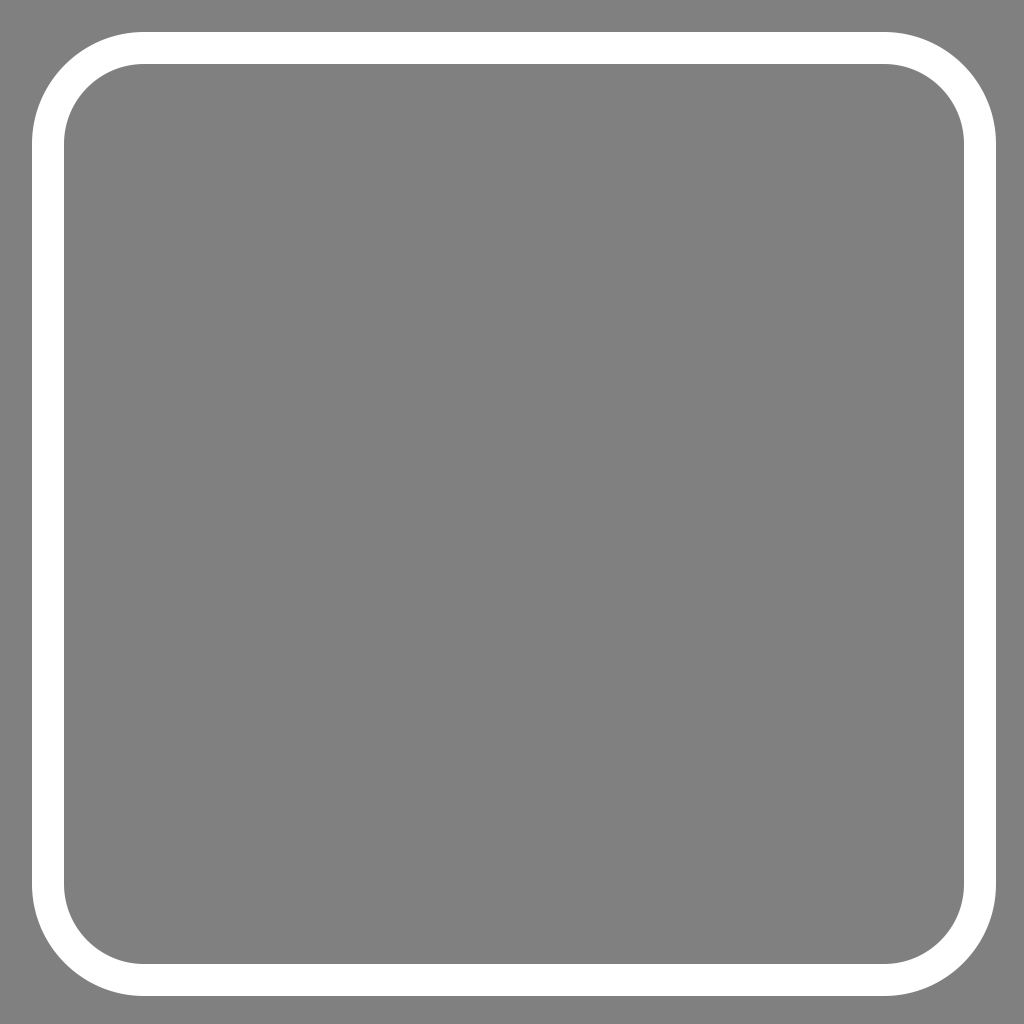
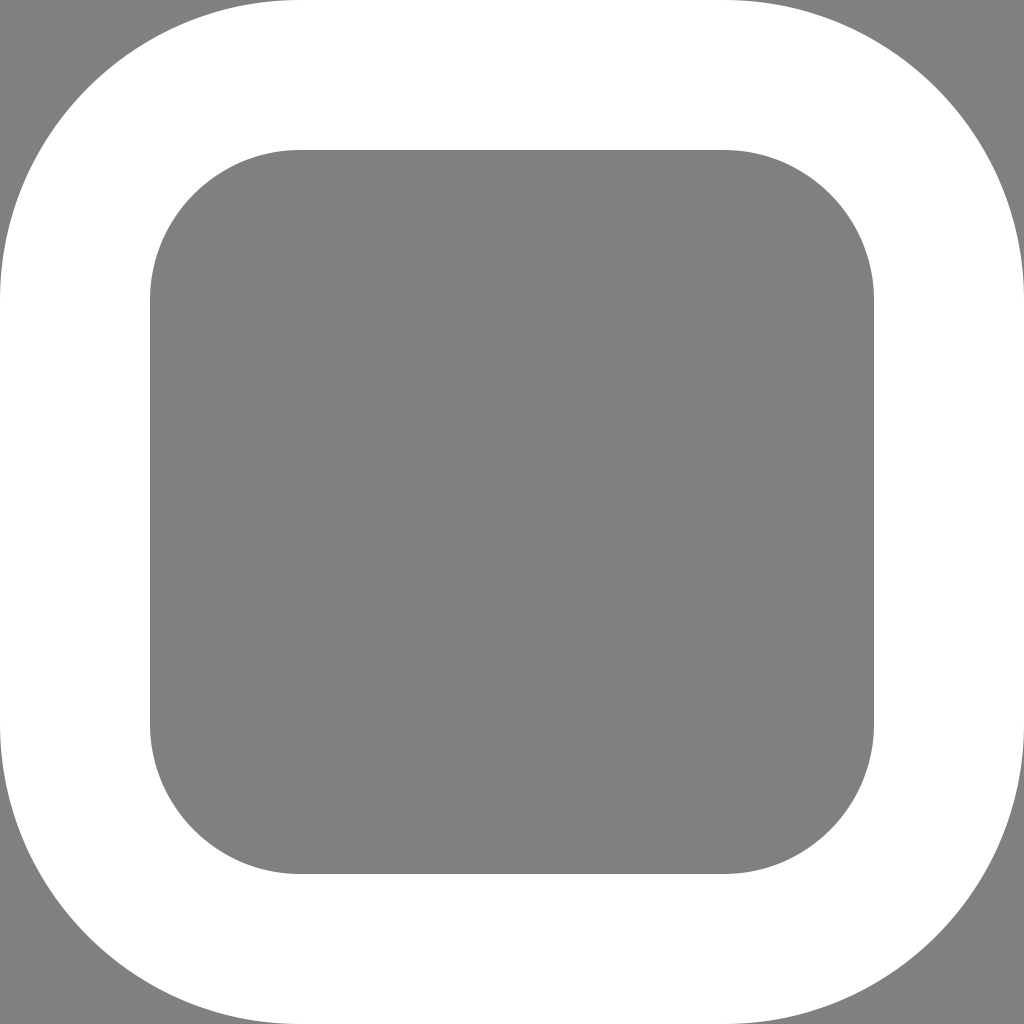
Layered file, before and after one edit (w=1024, h=1024). Changes by layer:
painted on "Прямоугольник 1" over [0, 0, 1024, 1024]
